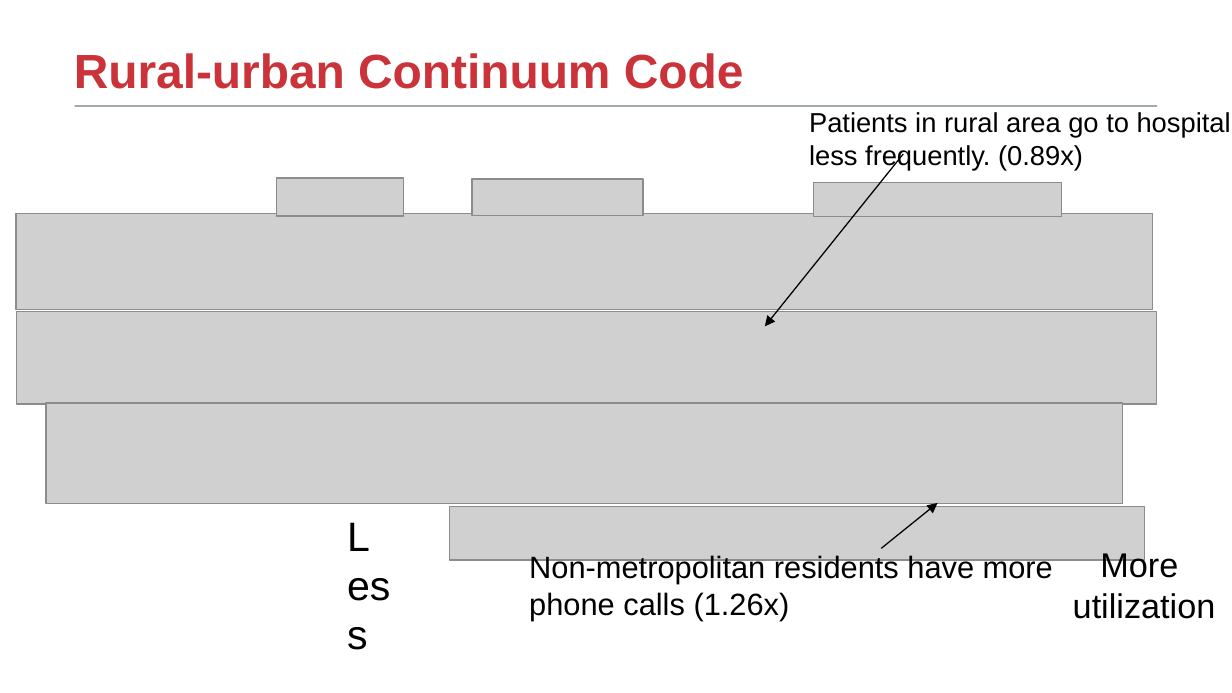
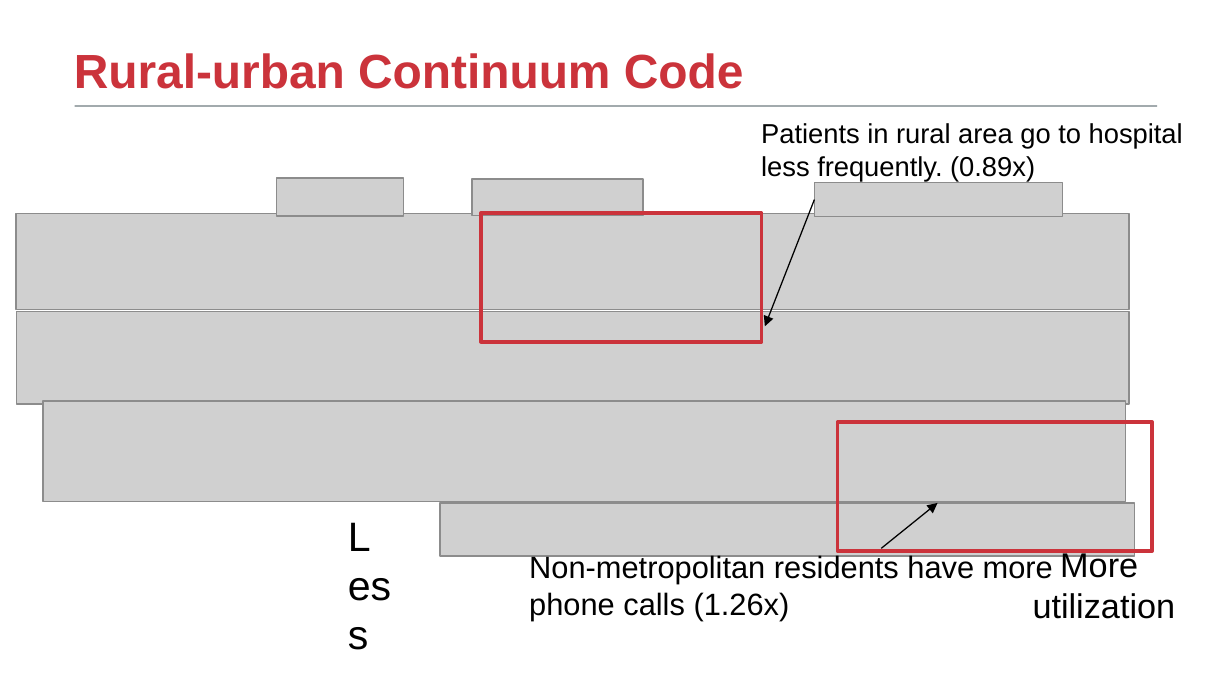
Before and after one commit to TongLing/tongling.github.io, a slide deck: slide 11 of assets/pdf/cic-telemedicine.pptx. Drawn at 1232x693 pixels with LibreOffice and Linux fonts; fonts in the diff are those of the drawing; grey boxes stand for pictures; background and template pictures are left out. Boxes give left, top, right and bottom in pixels: in the first picture for what was removed or moved away, otherwise in the second. Text is boxed around its words. In the diff, an @@ line names an element or a change of style, - is before the commit and + after.

```diff
--- a/assets/pdf/cic-telemedicine.pptx
+++ b/assets/pdf/cic-telemedicine.pptx
@@ text "Patients in rural area go ...": place and size @@
-text "Patients in rural area go ..." at <box>809,112,1231,170</box>
+text "Patients in rural area go ..." at <box>761,123,1183,182</box>
@@ arrow moved from (903, 154) - (765, 326) to (814, 200) - (765, 326) @@
@@ picture: place and size @@
-picture at <box>16,213,1152,309</box>
+picture at <box>16,213,1129,309</box>
@@ rectangle added at <box>480,213,761,342</box>, outline #CB333B 2 pt @@
@@ picture: place and size @@
-picture at <box>16,312,1156,404</box>
+picture at <box>16,312,1129,404</box>
@@ picture: place and size @@
-picture at <box>46,403,1122,503</box>
+picture at <box>43,400,1126,501</box>
@@ rectangle added at <box>838,423,1153,552</box>, outline #CB333B 2 pt @@
@@ picture: place and size @@
-picture at <box>450,506,1145,559</box>
+picture at <box>440,503,1135,556</box>
@@ text "More" rewrapped from <box>983,559,1216,619</box> to <box>1033,550,1176,619</box> @@
```
Also in this commit, not shown: 8 other slides changed, 2 slides added, 2 other files.
